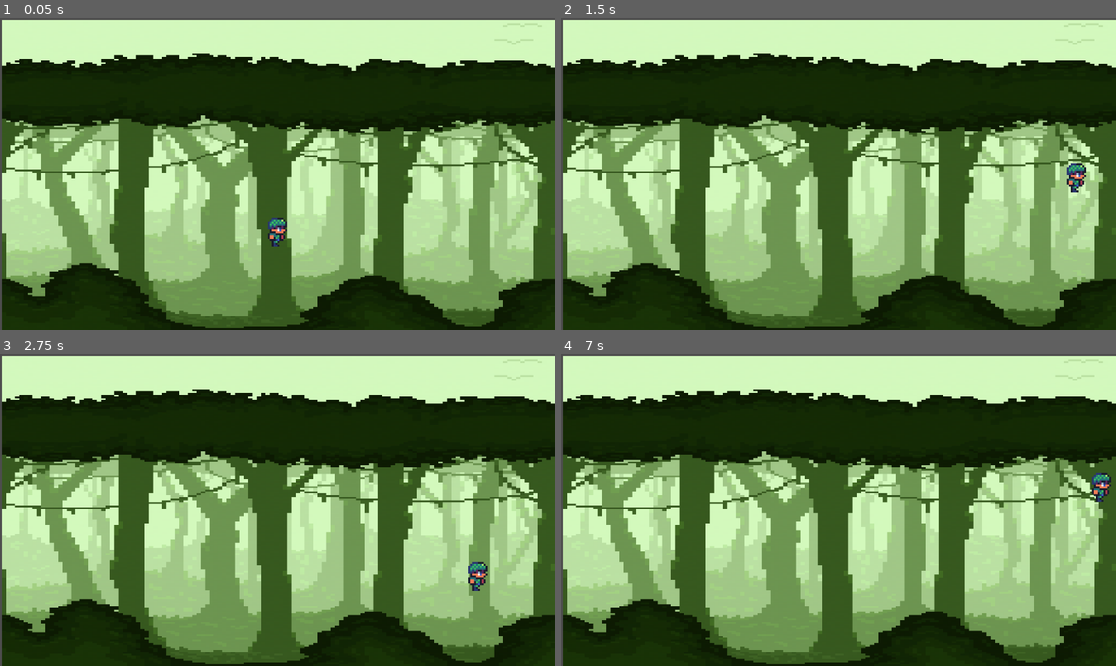
Above: before the commit, frames 1-4 (two rows, left to right).
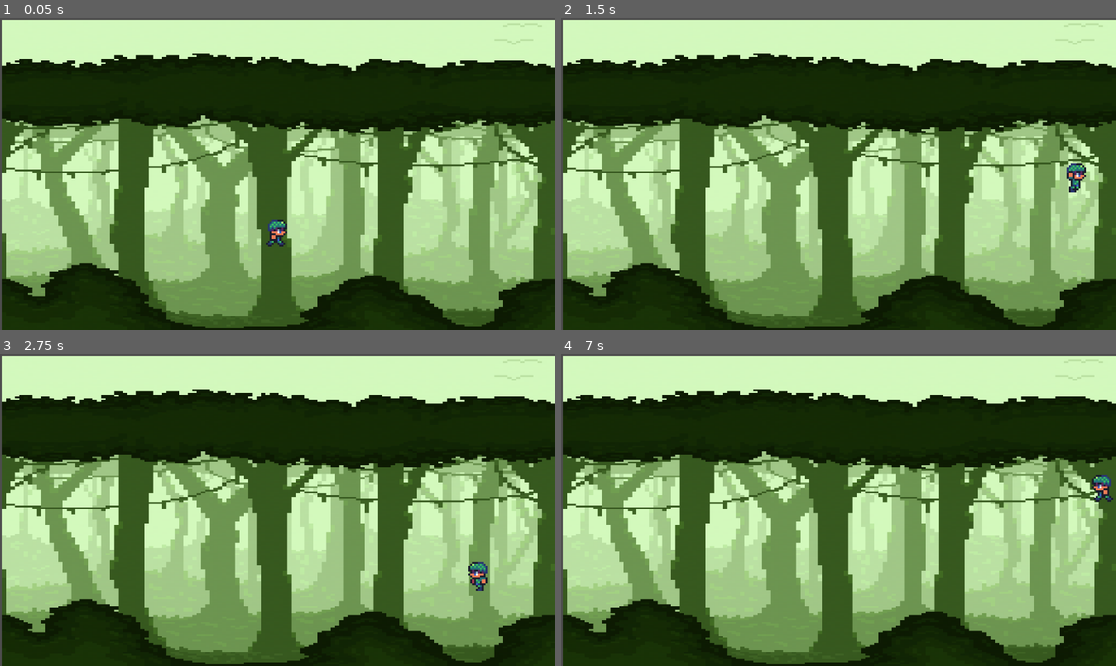
Above: after the commit, the same moments.

Repository: StanislavVacula/Maturitni_projekt_hra_Lone_Survivor
Game: Godot game, scene res://scenes/game.tscn
The game is run twice, just before and just after one commit, with the same random seed, the same clock (stepped at 60 frames per second) and the same inputs.
Inputs:
- Up to frame 1 (0.05 s): no input
- Up to frame 2 (1.5 s): tap Enter (ui_accept) at 0.5, 0.6, 0.77, 1.07, 1.35 s; hold Right (ui_right) from 0.53 s (still down)
- Up to frame 3 (2.75 s): tap Enter (ui_accept) at 1.52, 1.82, 2, 2.1 s; release Right (ui_right) at 2.03 s; hold Left (ui_left) from 2.03 s (still down)
- Up to frame 4 (7 s): release Left (ui_left) at 2.78 s; hold Right (ui_right) 2.78-4.28 s; tap Enter (ui_accept) at 2.85, 3.02, 3.32, 3.5, 3.6, 3.77, 4.07, 4.25, 4.35, 4.52, 4.82, 5, 5.1, 5.75, 5.85, 6.02, 6.32, 6.6, 6.77 s; hold Left (ui_left) 4.28-5.03 s; hold Right (ui_right) 5.03-5.78 s; hold Left (ui_left) from 5.78 s (still down)

The runs differ from the first frame. In frame 1, 0.2% of the frame differs, in the area x 47-52%, y 63-74%; in frame 2, 0.1%; in frame 3, 0.2%, in the area x 84-88%, y 66-76%; in frame 4, 0.2%.

Commit message:
Úpráva scriptu hlavní postavy - přidání animací

Diff:
--- a/Lone Survivor/scenes/player.tscn
+++ b/Lone Survivor/scenes/player.tscn
@@ -1,7 +1,23 @@
-[gd_scene load_steps=8 format=3 uid="uid://duwsmjvwd6pk8"]
+[gd_scene load_steps=12 format=3 uid="uid://duwsmjvwd6pk8"]
 
 [ext_resource type="Texture2D" uid="uid://w5ye507e4866" path="res://assets/chars.png" id="1_3vyb7"]
 [ext_resource type="Script" uid="uid://djfmq3e8bcmuh" path="res://scripts/player.gd" id="1_g2els"]
+
+[sub_resource type="AtlasTexture" id="AtlasTexture_tuyoq"]
+atlas = ExtResource("1_3vyb7")
+region = Rect2(0, 0, 16, 16)
+
+[sub_resource type="AtlasTexture" id="AtlasTexture_ur7pv"]
+atlas = ExtResource("1_3vyb7")
+region = Rect2(64, 0, 16, 16)
+
+[sub_resource type="AtlasTexture" id="AtlasTexture_smehm"]
+atlas = ExtResource("1_3vyb7")
+region = Rect2(16, 0, 16, 16)
+
+[sub_resource type="AtlasTexture" id="AtlasTexture_fjrip"]
+atlas = ExtResource("1_3vyb7")
+region = Rect2(0, 0, 16, 16)
 
 [sub_resource type="AtlasTexture" id="AtlasTexture_g2els"]
 atlas = ExtResource("1_3vyb7")
@@ -20,7 +36,30 @@
 region = Rect2(48, 0, 16, 16)
 
 [sub_resource type="SpriteFrames" id="SpriteFrames_tuyoq"]
+resource_name = "walk"
 animations = [{
+"frames": [{
+"duration": 1.0,
+"texture": SubResource("AtlasTexture_tuyoq")
+}],
+"loop": true,
+"name": &"idle",
+"speed": 5.0
+}, {
+"frames": [{
+"duration": 1.0,
+"texture": SubResource("AtlasTexture_ur7pv")
+}, {
+"duration": 1.0,
+"texture": SubResource("AtlasTexture_smehm")
+}, {
+"duration": 1.0,
+"texture": SubResource("AtlasTexture_fjrip")
+}],
+"loop": true,
+"name": &"jump",
+"speed": 5.0
+}, {
 "frames": [{
 "duration": 1.0,
 "texture": SubResource("AtlasTexture_g2els")
@@ -35,7 +74,7 @@
 "texture": SubResource("AtlasTexture_qlg0r")
 }],
 "loop": true,
-"name": &"default",
+"name": &"walk",
 "speed": 7.0
 }]
 
@@ -44,7 +83,9 @@
 
 [node name="AnimatedSprite2D" type="AnimatedSprite2D" parent="."]
 sprite_frames = SubResource("SpriteFrames_tuyoq")
-frame_progress = 0.711663
+animation = &"jump"
+frame = 1
+frame_progress = 0.695628
 
 [node name="CollisionPolygon2D" type="CollisionPolygon2D" parent="."]
 polygon = PackedVector2Array(-3, 8, 1, 8, 4, 4, 5, 0, 5, -5, 3, -7, -3, -7, -5, -5, -5, -1, -5, 4)
--- a/Lone Survivor/scripts/player.gd
+++ b/Lone Survivor/scripts/player.gd
@@ -1,9 +1,9 @@
 extends CharacterBody2D
-
 
 const SPEED = 130
 const JUMP_VELOCITY = -300
 
+@onready var anim = $AnimatedSprite2D
 
 func _physics_process(delta: float) -> void:
 	# Add the gravity.
@@ -13,13 +13,22 @@
 	# Handle jump.
 	if Input.is_action_just_pressed("ui_accept") and is_on_floor():
 		velocity.y = JUMP_VELOCITY
+		anim.play("jump")  # 🎬 přehraj animaci skoku
 
 	# Get the input direction and handle the movement/deceleration.
-	# As good practice, you should replace UI actions with custom gameplay actions.
 	var direction := Input.get_axis("ui_left", "ui_right")
 	if direction:
 		velocity.x = direction * SPEED
+		anim.flip_h = direction < 0
 	else:
 		velocity.x = move_toward(velocity.x, 0, SPEED)
 
 	move_and_slide()
+
+	# Animace podle stavu
+	if not is_on_floor():
+		anim.play("jump")
+	elif direction:
+		anim.play("walk")
+	else:
+		anim.play("idle")
